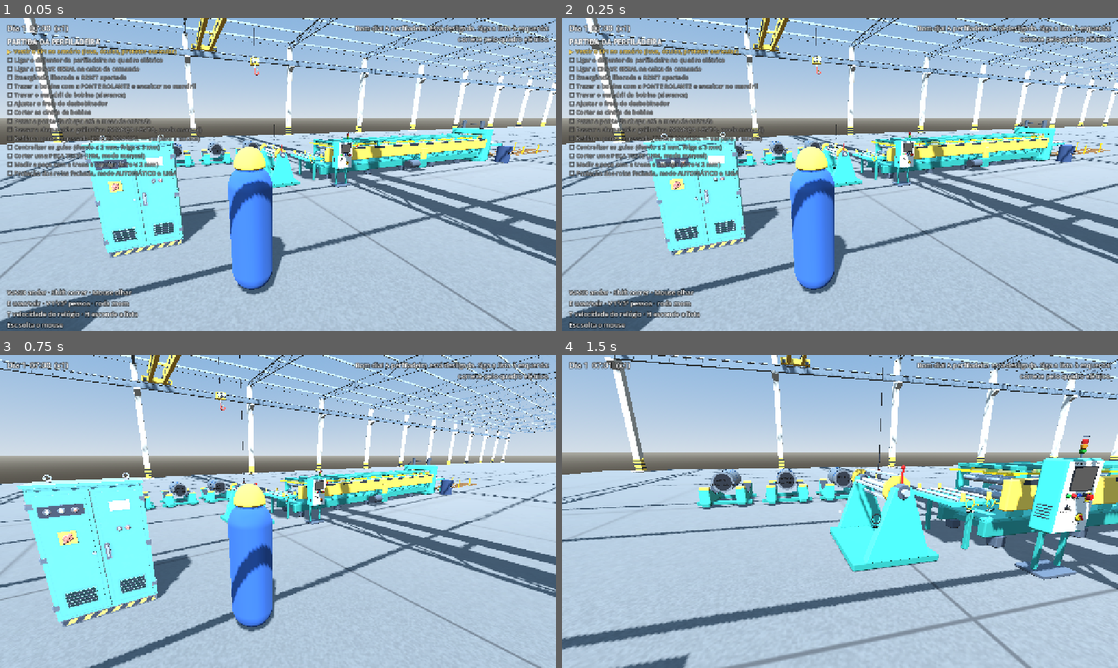
Above: before the commit, frames 1-4 (two rows, left to right).
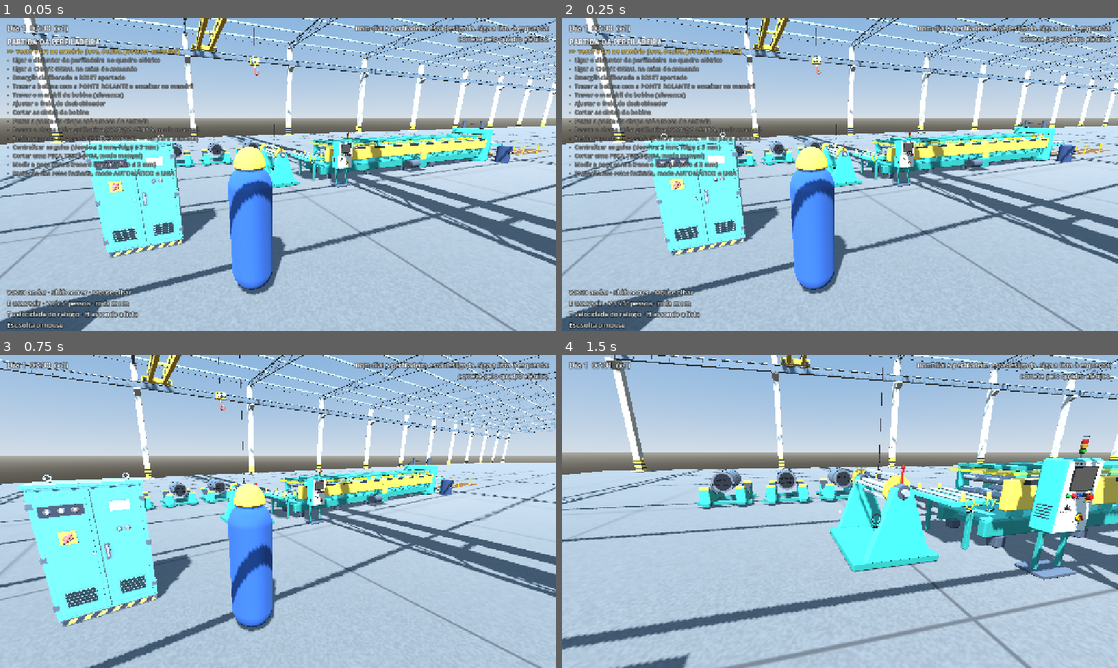
Above: after the commit, the same moments.

Repository: patrickafwurmstich-lab/perfiladeira
Game: Godot game, scene res://cenas/main.tscn
The game is run twice, just before and just after one commit, with the same random seed, the same clock (stepped at 60 frames per second) and the same inputs.
Inputs (mouse positions are in pixels of both pictures, inside the frame that each line leads up to):
- Up to frame 1 (0.05 s): no input
- Up to frame 2 (0.25 s): no input
- Up to frame 3 (0.75 s): tap Enter at 0.5 s; move the mouse to (305, 511) at 0.52 s; hold W (frente) from 0.53 s (still down); hold H (ajuda) from 0.53 s (still down); click (305, 511) at 0.67 s
- Up to frame 4 (1.5 s): keep holding W (frente); move the mouse to (812, 511) at 1.27 s; release H (ajuda) at 1.28 s; tap V (camera) at 1.35 s

The runs differ from the first frame. In frame 1, 3.9% of the frame differs, in the area x 1-68%, y 9-52%; in frame 2, 3.9%, in the area x 1-37%, y 9-52%; in frame 3, less than 0.1%; in frame 4, nothing differs.

Commit message:
Build web (Godot 4.7.2, sem personagens licenciados) em jogo3d/ para o GitHub Pages; presets de exportação Web/Windows; símbolos compatíveis com a fonte da web
Co-Authored-By: Claude Opus 5.5 <noreply@anthropic.com>
Claude-Session: https://claude.ai/code/session_01Tg3CAxKeeAq3Bc8EedGd3N

Diff:
--- a/godot/scripts/hud.gd
+++ b/godot/scripts/hud.gd
@@ -90,7 +90,7 @@
 	ajuda.text = "WASD andar · Shift correr · Mouse olhar\nE usar/sair · V 1ª/3ª pessoa · roda zoom\nT velocidade do relógio · H esconde a lista\nEsc solta o mouse"
 	add_child(ajuda)
 	Bus.aviso.connect(_aviso)
-	Bus.alarme.connect(func(_o, t): faixa_alarme.text = "⚠ " + t; faixa_alarme.visible = true)
+	Bus.alarme.connect(func(_o, t): faixa_alarme.text = "! " + t; faixa_alarme.visible = true)
 	Bus.alarme_resolvido.connect(func(_o): faixa_alarme.visible = false)
 	Bus.conquista.connect(_conquista)
 	Interacoes.progresso_mudou.connect(_progresso)
@@ -120,7 +120,7 @@
 	tw.tween_callback(l.queue_free)
 
 func _conquista(nome: String, texto: String) -> void:
-	conq.text = "★ " + nome + " ★\n" + texto
+	conq.text = "* " + nome + " *\n" + texto
 	conq.visible = true
 	_conq_t = 5.0
 	Som.tocar("buzina", null, Vector3.ZERO, -8.0)
@@ -144,12 +144,12 @@
 		var achou := false
 		for e in maquina.etapas():
 			if e[1]:
-				s += "[color=#7fd67f]✔ %s[/color]\n" % e[0]
+				s += "[color=#7fd67f]OK  %s[/color]\n" % e[0]
 			elif not achou:
-				s += "[color=#ffd75e]▶ %s[/color]\n" % e[0]
+				s += "[color=#ffd75e]>> %s[/color]\n" % e[0]
 				achou = true
 			else:
-				s += "[color=#9a9a9a]☐ %s[/color]\n" % e[0]
+				s += "[color=#9a9a9a]-  %s[/color]\n" % e[0]
 		lb_check.text = s
 		lb_check.visible = mostrar_check
 	ajuda.visible = mostrar_check and Interacoes.modo == "andar"
--- a/godot/scripts/ihm.gd
+++ b/godot/scripts/ihm.gd
@@ -59,7 +59,7 @@
 	var hs := HBoxContainer.new()
 	hs.add_theme_constant_override("separation", 4)
 	v.add_child(hs)
-	for nome in ["MANDRIL", "PROTEÇÃO", "EMERG.", "CHAPA ENT.", "LÂMINA ↑", "MESA", "FREIO"]:
+	for nome in ["MANDRIL", "PROTEÇÃO", "EMERG.", "CHAPA ENT.", "LÂMINA OK", "MESA", "FREIO"]:
 		var l := _lab(nome, 13, Color(0.05, 0.05, 0.05))
 		l.horizontal_alignment = HORIZONTAL_ALIGNMENT_CENTER
 		l.custom_minimum_size = Vector2(78, 24)
@@ -107,8 +107,8 @@
 	var l := _lab(nome, 18, Color(0.7, 0.75, 0.8))
 	l.custom_minimum_size.x = 170
 	h.add_child(l)
-	h.add_child(_bt_mini("−−", func(): maquina.ajustar(campo, -passo_grande)))
-	h.add_child(_bt_mini("−", func(): maquina.ajustar(campo, -passo)))
+	h.add_child(_bt_mini("- -", func(): maquina.ajustar(campo, -passo_grande)))
+	h.add_child(_bt_mini("-", func(): maquina.ajustar(campo, -passo)))
 	var val := _lab("", 22, Color(1, 1, 1))
 	val.custom_minimum_size.x = 150
 	val.horizontal_alignment = HORIZONTAL_ALIGNMENT_CENTER
@@ -147,13 +147,13 @@
 	lb_estado.add_theme_color_override("font_color", cor)
 	var al := ""
 	match m.falha:
-		"emergencia": al = "⚠ EMERGÊNCIA ACIONADA — destrave e aperte RESET"
-		"enrosco": al = "⚠ ENROSCO NOS ROLOS — bloqueie a máquina e corte a chapa"
-		"fim_bobina": al = "⚠ FIM DE BOBINA — troque a bobina"
-		"mesa_cheia": al = "⚠ MESA CHEIA — retire a pilha"
-		"lote": al = "✔ LOTE CONCLUÍDO — zere o contador"
-		"energia": al = "⚠ QUEDA DE ENERGIA"
-		"protecao": al = "⚠ PROTEÇÃO ABERTA — feche e aperte RESET"
+		"emergencia": al = "! EMERGÊNCIA ACIONADA — destrave e aperte RESET"
+		"enrosco": al = "! ENROSCO NOS ROLOS — bloqueie a máquina e corte a chapa"
+		"fim_bobina": al = "! FIM DE BOBINA — troque a bobina"
+		"mesa_cheia": al = "! MESA CHEIA — retire a pilha"
+		"lote": al = "OK  LOTE CONCLUÍDO — zere o contador"
+		"energia": al = "! QUEDA DE ENERGIA"
+		"protecao": al = "! PROTEÇÃO ABERTA — feche e aperte RESET"
 	if al == "" and not m.protecao_fechada:
 		al = "! Proteção dos rolos aberta (só AVANÇO LENTO)"
 	elif al == "" and not m.bobina.travada and m.bobina.presente:
@@ -183,6 +183,6 @@
 	sensores["PROTEÇÃO"].bg_color = ok if m.protecao_fechada else ruim
 	sensores["EMERG."].bg_color = ok if not m.emergencia else ruim
 	sensores["CHAPA ENT."].bg_color = ok if (m.fita in ["na_mesa", "enfiada"] and m.cauda_s < 0.0) else ruim
-	sensores["LÂMINA ↑"].bg_color = ok if m.lamina_em_cima else Color(0.95, 0.8, 0.2)
+	sensores["LÂMINA OK"].bg_color = ok if m.lamina_em_cima else Color(0.95, 0.8, 0.2)
 	sensores["MESA"].bg_color = ok if m.pilha.size() < m.MESA_CAP else ruim
 	sensores["FREIO"].bg_color = ok if m.freio_ok else Color(0.95, 0.8, 0.2)
--- a/godot/scripts/perfiladeira.gd
+++ b/godot/scripts/perfiladeira.gd
@@ -1404,7 +1404,7 @@
 	lg.position = Vector3(X_E0 + 1.0 - (X_E0 + X_E1) * 0.5, -0.03, 1.36)
 	tampa.add_child(lg)
 	var placa := Label3D.new()
-	placa.text = "⚠ PERIGO — ROLOS EM MOVIMENTO\nNÃO ABRIR COM A MÁQUINA LIGADA"
+	placa.text = "! PERIGO — ROLOS EM MOVIMENTO\nNÃO ABRIR COM A MÁQUINA LIGADA"
 	placa.font_size = 30
 	placa.pixel_size = 0.0022
 	placa.modulate = Color(0.1, 0.1, 0.1)
Not shown, added: godot/export_presets.cfg
Not shown, added: jogo3d/index.apple-touch-icon.png
Not shown, added: jogo3d/index.audio.position.worklet.js
Not shown, added: jogo3d/index.audio.worklet.js
Not shown, added: jogo3d/index.icon.png
Not shown, added: jogo3d/index.js
Not shown, added: jogo3d/index.pck
Not shown, added: jogo3d/index.png
Not shown, added: jogo3d/index.wasm
